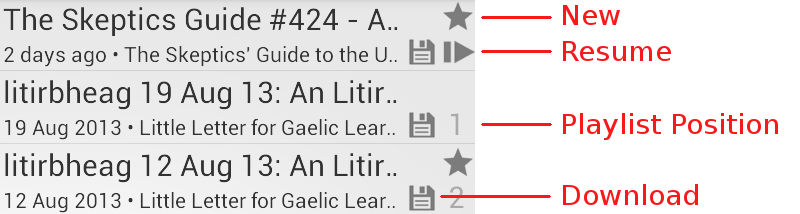
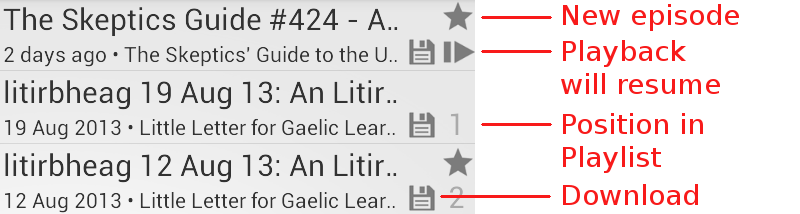
Two versions of the same layered image (800x214). Layer-by-layer changes:
renamed "Resume" to "Playback ...", painted on it over [561,40,720,94]
renamed "New" to "New episode", painted on it over [632,4,739,31]
renamed "Playlist Position" to "Position in ...", painted on it over [563,113,778,173]
